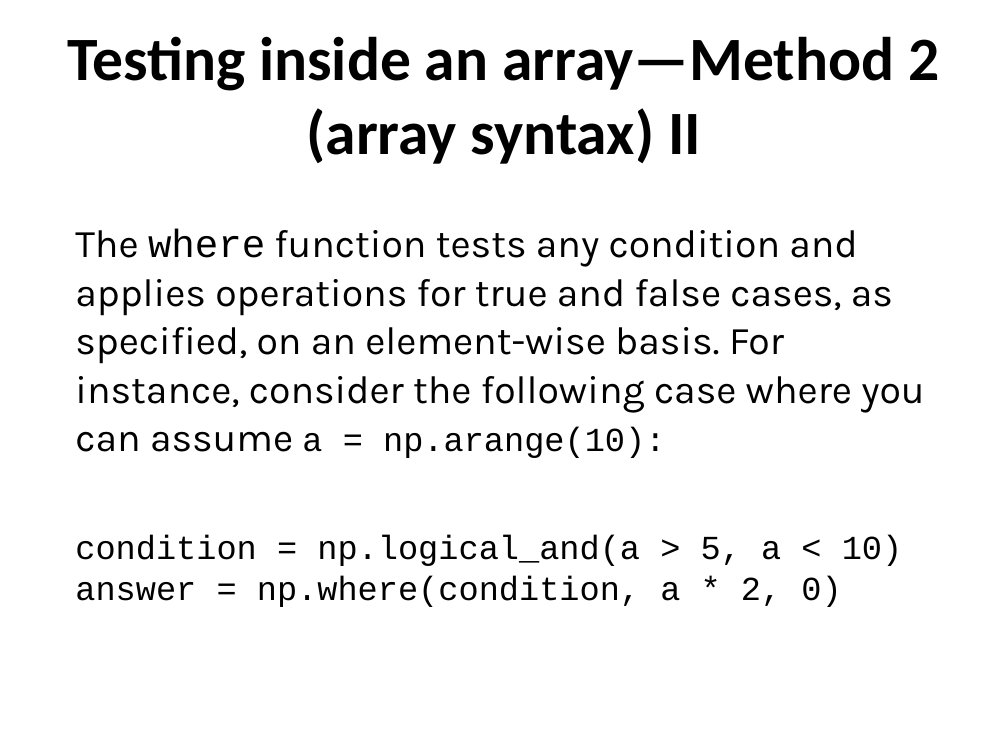
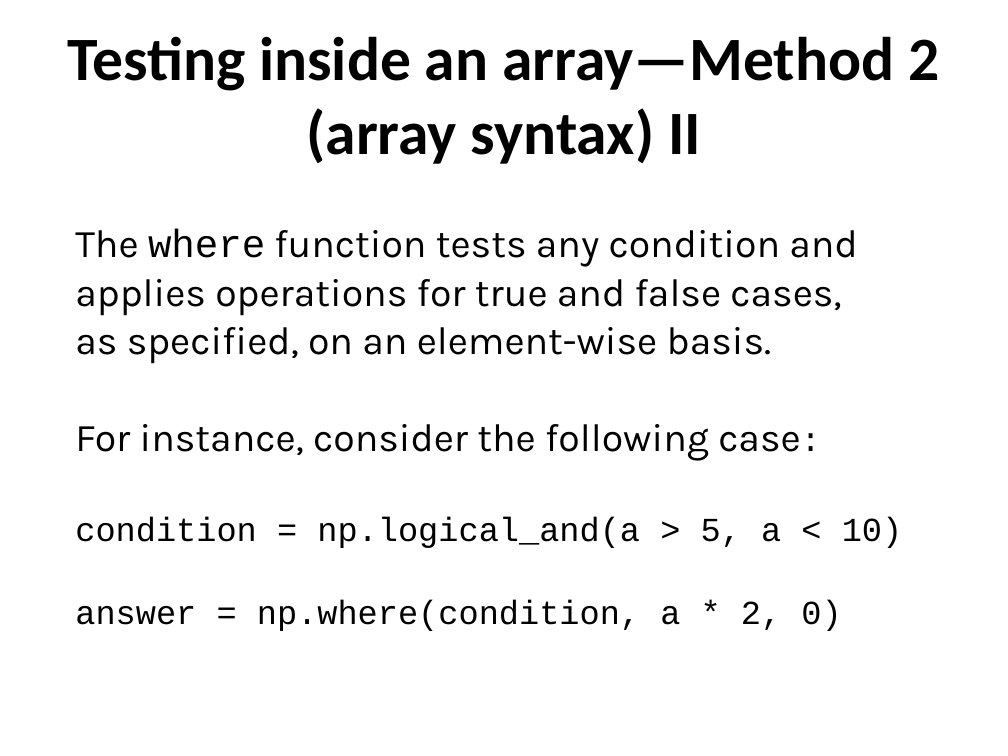
Before and after one commit to ncasuk/ncas-isc, a slide deck: slide 26 of python/presentations/handling_arrays/numpy.ppt. Drawn at 1008x756 pixels with LibreOffice and Linux fonts; fonts in the diff are those of the drawing; background and template pictures are left out. Boxes give left, top, right and bottom in pixels: in the first picture for what was removed or moved away, otherwise in the second. Text is boxed around its words. In the diff, an @@ line names an element or a change of style, - is before the commit and + after.

```diff
--- a/python/presentations/handling_arrays/numpy.ppt
+++ b/python/presentations/handling_arrays/numpy.ppt
@@ text at (x1=75, y1=229, x2=857, y2=461): text changed @@
-The where function tests any condition and applies operations for true and false cases, as specified, on an element-wise basis. For instance, consider the following case where you can assume a = np.arange(10):
+The where function tests any condition and applies operations for true and false cases,
+as specified, on an element-wise basis.
+For instance, consider the following case:
@@ text "condition = np.logical_and(a > 5, ..." rewrapped from (x1=75, y1=534, x2=903, y2=607) to (x1=75, y1=516, x2=903, y2=631) @@
```
Also in this commit, not shown: 11 other slides changed, 4 slides added, 3 slides removed.
